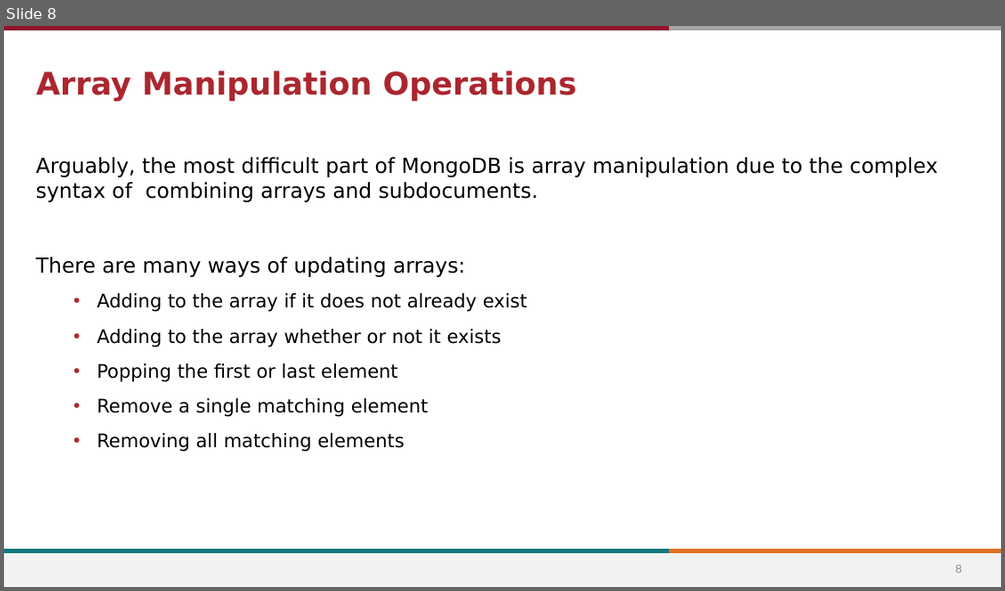
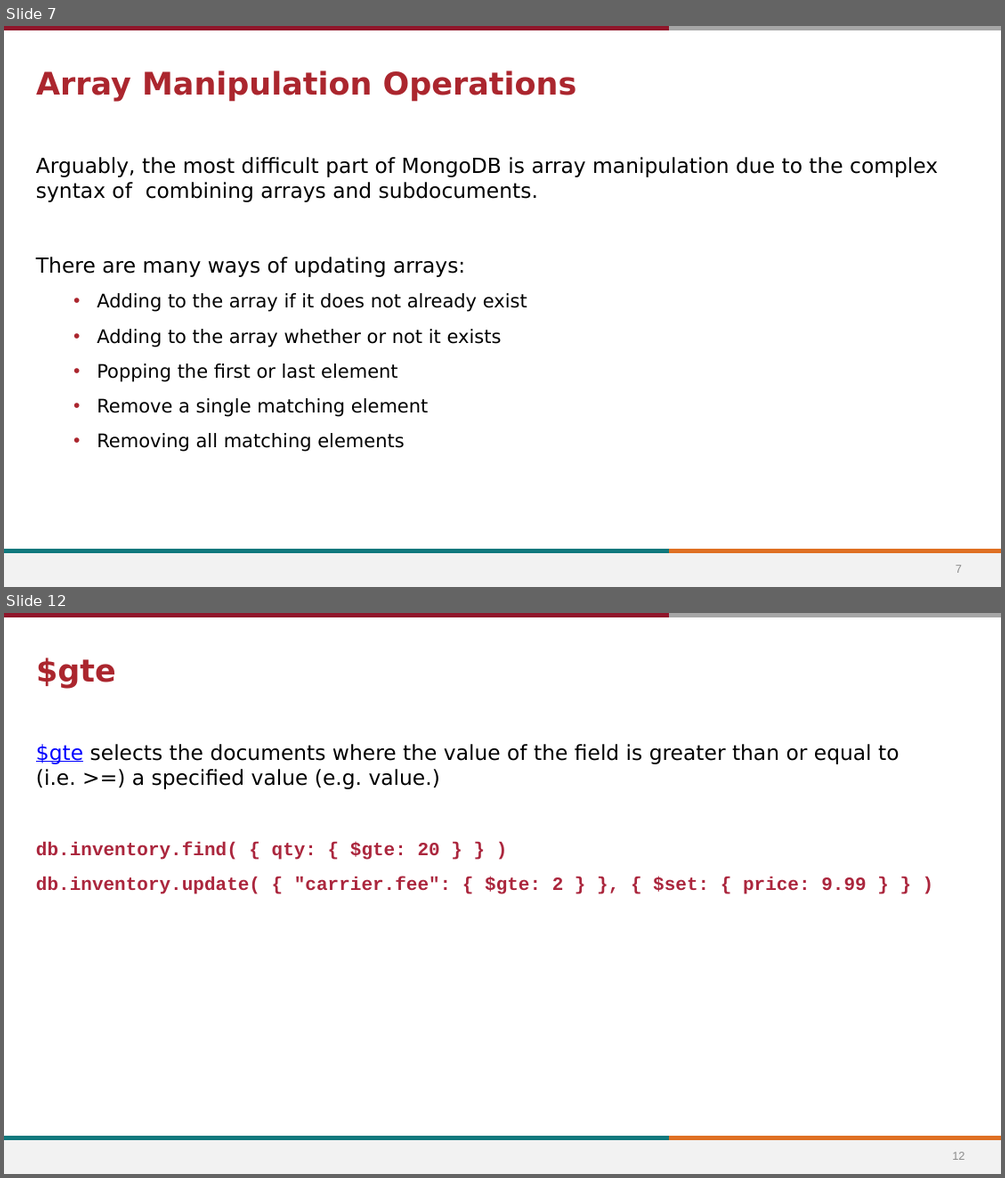
Before and after one commit to stevens-cs546-cs554/CS-546, a slide deck: lecture_06/API Development and Intermediate MongoDB.pptx. Shown one above the other, each under a label of ours: slide 8 before the commit, slides 7 and 12 after it; the slides between them are not shown. The pictures are 1005x591 and 1005x1178 pixels, drawn with LibreOffice and Linux fonts; fonts in the diff are those of the drawing; background and template pictures are left out. Boxes give left, top, right and bottom in pixels: in the first picture for what was removed or moved away, otherwise in the second. Text is boxed around its words. In the diff, an @@ line names an element or a change of style, - is before the commit and + after.

```diff
--- a/lecture_06/API Development and Intermediate MongoDB.pptx
+++ b/lecture_06/API Development and Intermediate MongoDB.pptx
@@ slide 12 added at bbox=[4, 613, 1001, 1174], background #FFFFFF; not listed: 5 template elements that a slide beside it also shows @@
@@ title added at bbox=[36, 657, 116, 689], 30 pt, text #AB262E, bold @@
+$gte
@@ text added at bbox=[36, 744, 898, 894], 20 pt, text #000000 @@
+$gte selects the documents where the value of the field is greater than or equal to (i.e. >=) a specified value (e.g. value.)
+db.inventory.find( { qty: { $gte: 20 } } )
+db.inventory.update( { "carrier.fee": { $gte: 2 } }, { $set: { price: 9.99 } } )
@@ page number added at bbox=[952, 1151, 964, 1159], 11 pt, text #8C8C8C @@
+12
@@ what was slide 8 is now slide 7 @@
@@ page number at bbox=[955, 564, 962, 572]: text changed @@
-8
+7
```
Also in this commit, not shown: 2 slides changed, 26 other slides added, 1 slide removed, 13 other files.
